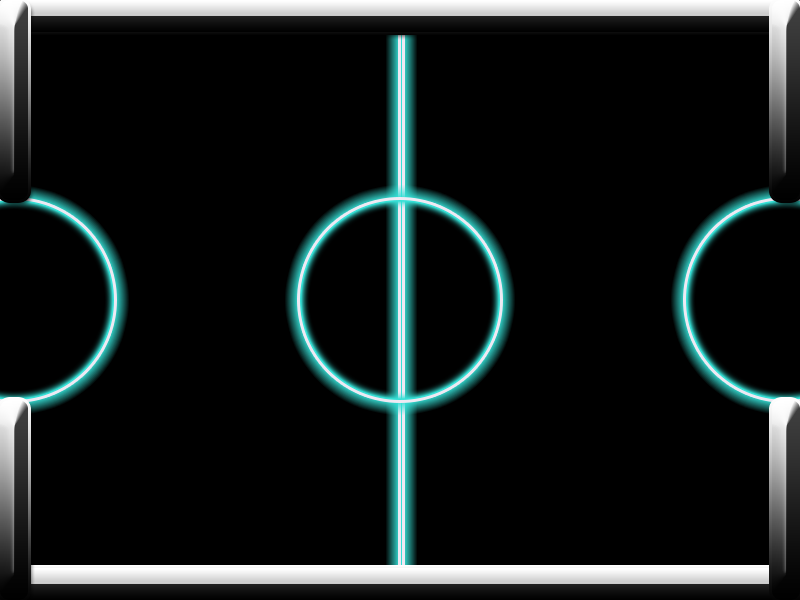
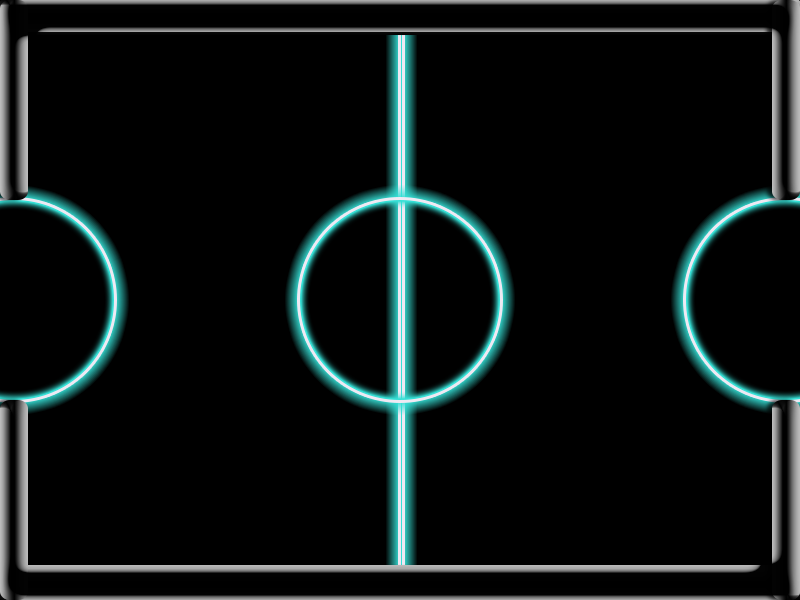
Layered file, before and after one edit (w=800, h=600). Changes by layer:
added group "Group 1" with 6 layers above "Right Arc" over [0, 0, 800, 600]
moved "Rounded Rectangle 1 copy 3" into group "Group 1" over [772, 400, 800, 600]
moved "Rounded Rectangle 1 copy" into group "Group 1" over [0, 400, 28, 600]
moved "Rounded Rectangle 1 copy 2" into group "Group 1" over [772, 0, 800, 200]
moved "Rounded Rectangle 1" into group "Group 1" over [0, 0, 28, 200]
moved "Bottom Border" into group "Group 1" over [0, 568, 800, 600]
moved "Top Border" into group "Group 1" over [0, 0, 800, 32]
